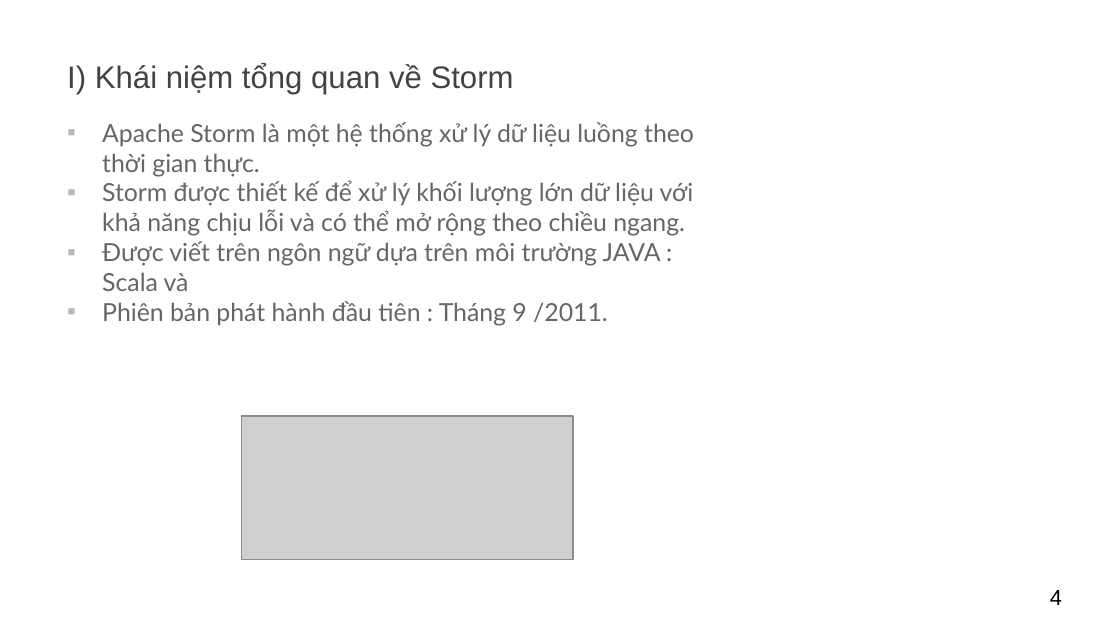
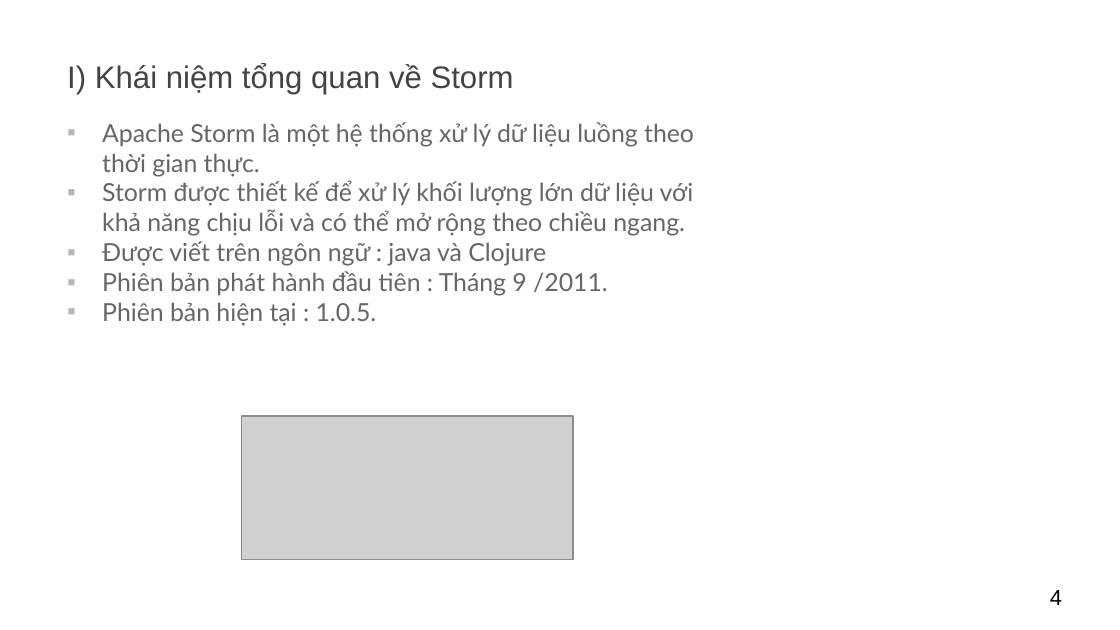
Before and after one commit to 1412316/ROMANO-PTUD-HTTT-HD, a slide deck: slide 4 of Seminar/Storm /Slide_Storm.pptx. Drawn at 1120x630 pixels with LibreOffice and Linux fonts; fonts in the diff are those of the drawing; grey boxes stand for pictures; background and template pictures are left out. Boxes give left, top, right and bottom in pixels: in the first picture for what was removed or moved away, otherwise in the second. Text is boxed around its words. In the diff, an @@ line names an element or a change of style, - is before the commit and + after.

Commit message:
Cap nhat

```diff
--- a/Seminar/Storm /Slide_Storm.pptx
+++ b/Seminar/Storm /Slide_Storm.pptx
@@ text at (x1=102, y1=241, x2=546, y2=266): text changed @@
-▪ Được viết trên ngôn ngữ dựa trên môi trường JAVA : Scala và
+▪ Được viết trên ngôn ngữ : java và Clojure
@@ text at (x1=102, y1=302, x2=377, y2=326): paragraph added @@
+▪ Phiên bản hiện tại : 1.0.5.
```
